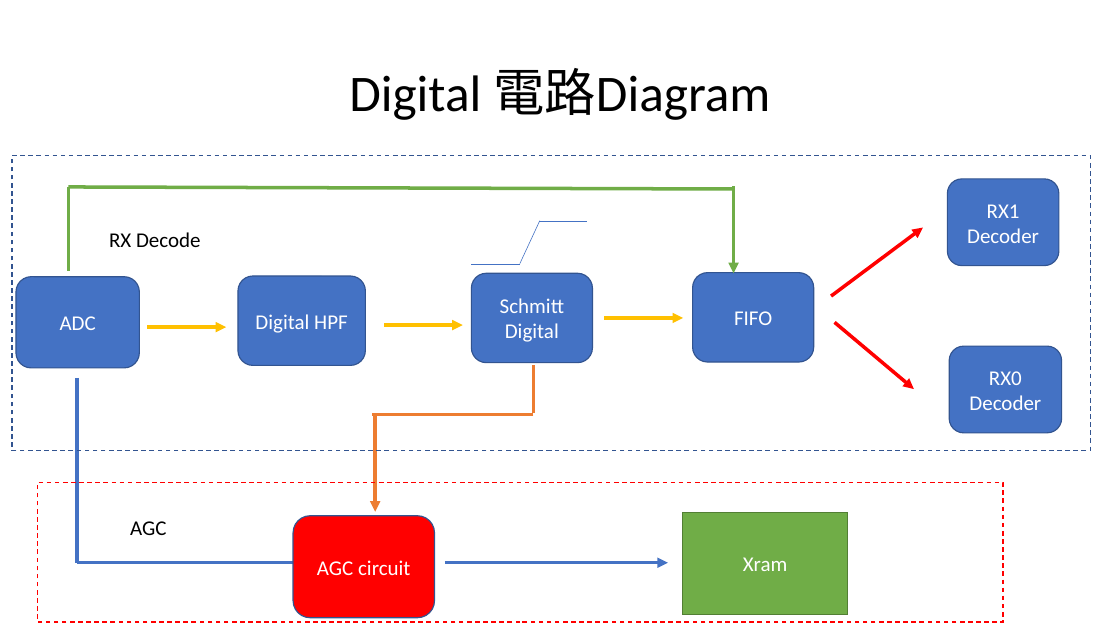
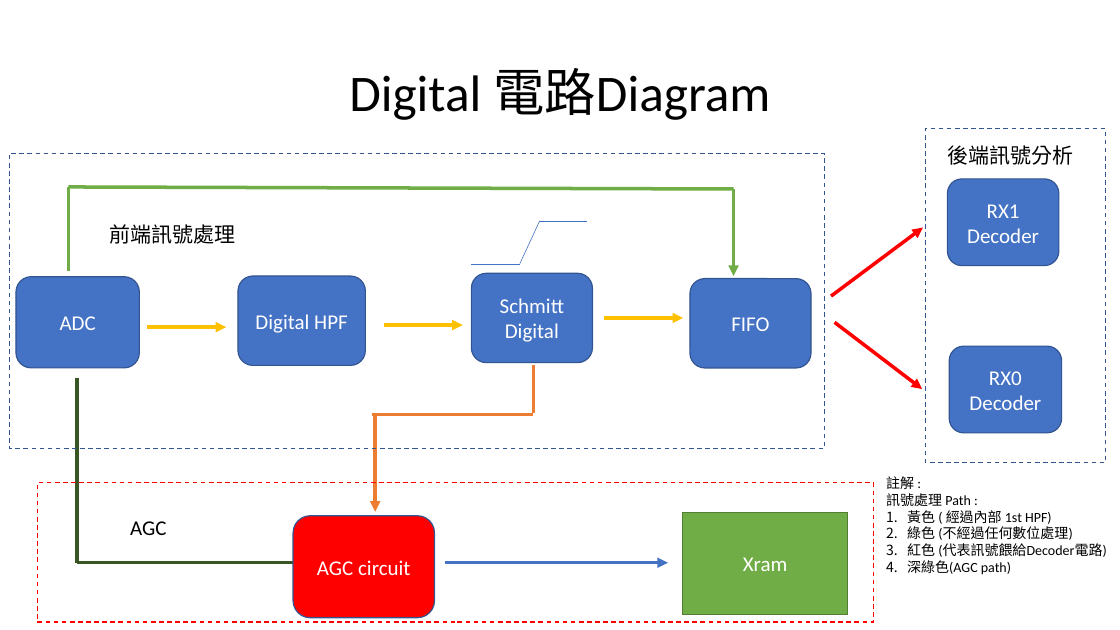
Before and after one commit to a0910281835/Summrary_PDF, a slide deck: slide 30 of Project_Summary_pdf/Project_Summary.pptx. Drawn at 1120x630 pixels with LibreOffice and Linux fonts; fonts in the diff are those of the drawing. Boxes give left, top, right and bottom in pixels: in the first picture for what was removed or moved away, otherwise in the second. Text is boxed around its words. In the diff, an @@ line names an element or a change of style, - is before the commit and + after.

Commit message:
* Updaye digital Circutit chat

```diff
--- a/Project_Summary_pdf/Project_Summary.pptx
+++ b/Project_Summary_pdf/Project_Summary.pptx
@@ rectangle added at (926, 129, 1107, 463), outline #325491 1 pt dashed @@
@@ text added at (948, 145, 1074, 165), 18 pt, text #000000 @@
+後端訊號分析
@@ rectangle: place and size @@
-rectangle at (12, 155, 1091, 451)
+rectangle at (9, 154, 825, 450)
@@ arrow moved from (734, 187) - (734, 273) to (734, 189) - (734, 276) @@
@@ text at (110, 224, 236, 244): text changed @@
-RX Decode
+前端訊號處理
@@ rounded rectangle "FIFO": place and size @@
-rounded rectangle "FIFO" at (693, 273, 814, 362)
+rounded rectangle "FIFO" at (690, 279, 811, 368)
@@ arrow moved from (835, 323) - (914, 389) to (835, 323) - (923, 389) @@
@@ line (77, 378) - (77, 563): stroke #4472C4 3 pt to #385723 3 pt @@
@@ text added at (886, 476, 1106, 575), 12 pt, text #000000 @@
+註解 :
+訊號處理 Path :
+1. 黃色 ( 經過內部 1st HPF)
+2. 綠色 (不經過任何數位處理)
+3. 紅色 (代表訊號餵給Decoder電路)
+4. 深綠色(AGC path)
@@ rectangle: place and size @@
-rectangle at (37, 482, 1003, 622)
+rectangle at (37, 482, 873, 622)
@@ arrow (77, 563) - (376, 563): stroke #4472C4 3 pt to #385723 3 pt @@
```
Also in this commit, not shown: 1 other slide changed, 2 slides added.
